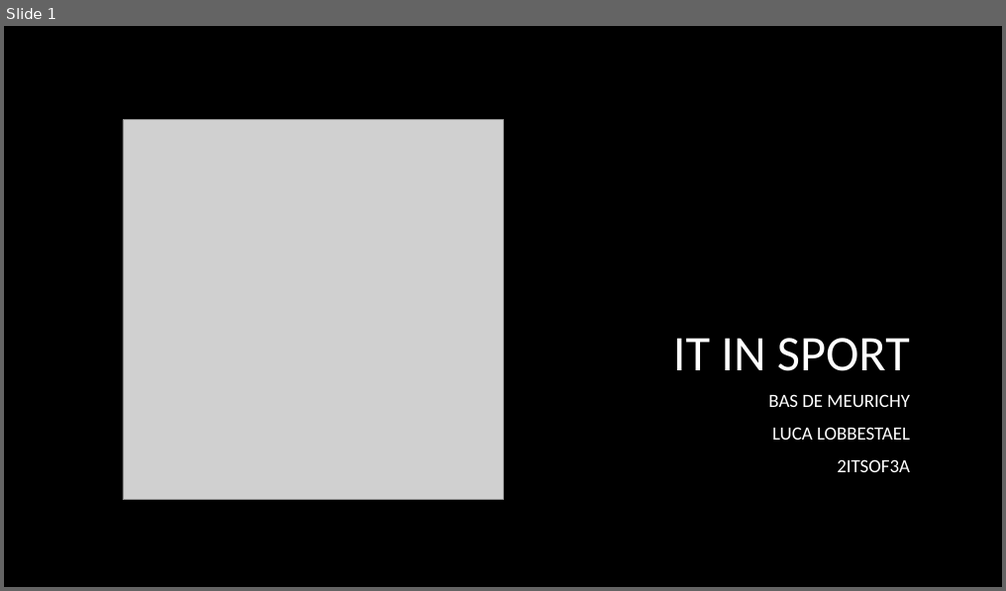
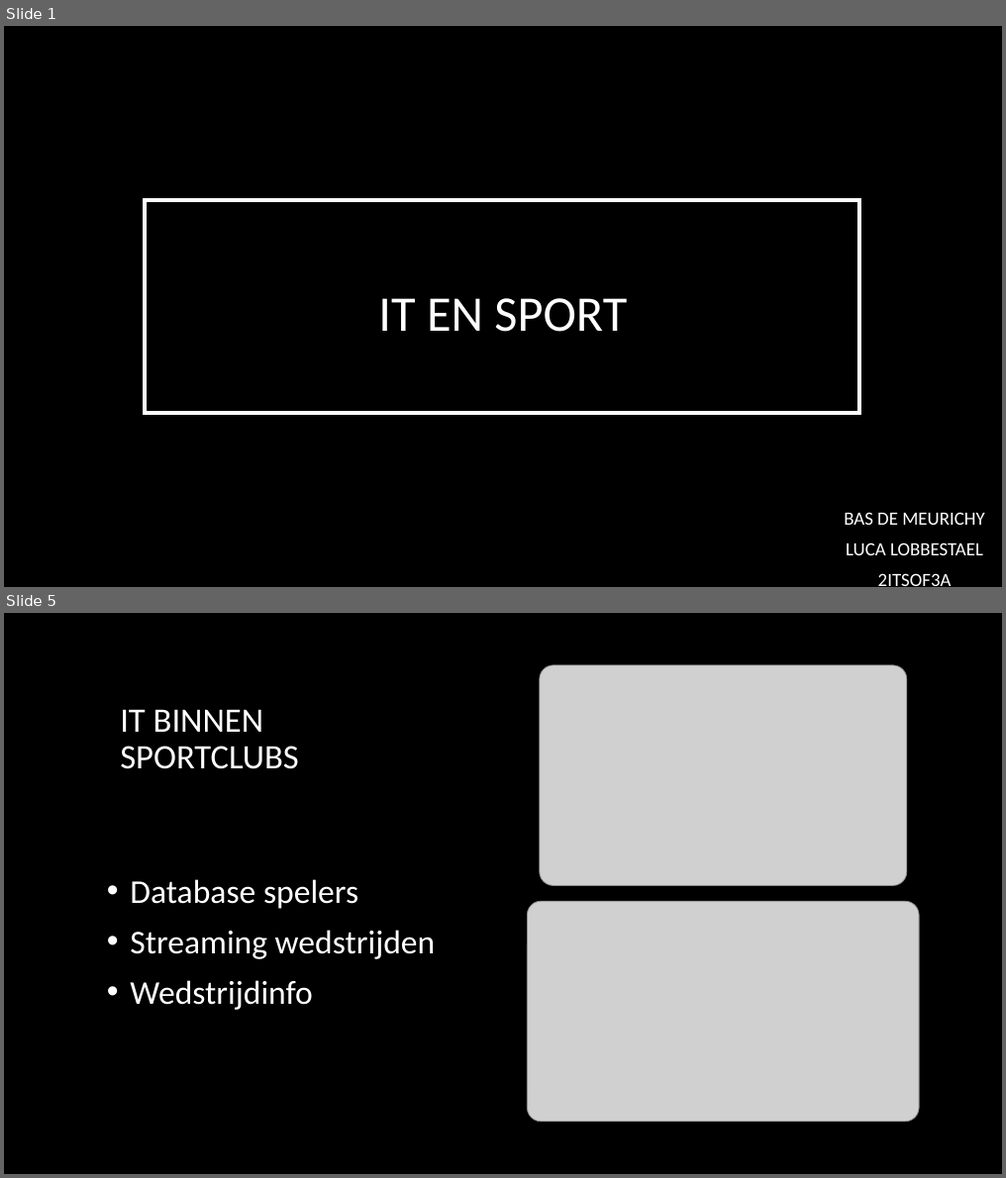
Before and after one commit to BasDM/PresentatiePM, a slide deck: Presentatie_powerpoint.pptx. Shown one above the other, each under a label of ours: slide 1 before the commit, slides 1 and 5 after it; the slides between them are not shown. The pictures are 1006x591 and 1006x1178 pixels, drawn with LibreOffice and Linux fonts; fonts in the diff are those of the drawing; grey boxes stand for pictures; background and template pictures are left out. Boxes give left, top, right and bottom in pixels: in the first picture for what was removed or moved away, otherwise in the second. Text is boxed around its words. In the diff, an @@ line names an element or a change of style, - is before the commit and + after.

```diff
--- a/Presentatie_powerpoint.pptx
+++ b/Presentatie_powerpoint.pptx
@@ slide 5 added at [4, 613, 1002, 1174], background picture (left out) @@
@@ picture added at [540, 665, 907, 885] @@
@@ title added at [120, 709, 299, 769], 33 pt, text #FFFFFF @@
+IT BINNEN SPORTCLUBS
@@ text added at [130, 879, 436, 1010], 32 pt, text #FFFFFF @@
+• Database spelers
+• Streaming wedstrijden
+• Wedstrijdinfo
@@ picture added at [528, 901, 919, 1121] @@
@@ slide 1 changed as well @@
@@ picture removed at [123, 120, 503, 500] @@
@@ rectangle added at [144, 199, 859, 413], fill #000000 at 70% opacity, outline #FFFFFF 4 pt @@
@@ title at [378, 298, 627, 332]: text changed @@
-IT IN SPORT
+IT EN SPORT
@@ subtitle "BAS DE MEURICHY": place and size @@
-subtitle "BAS DE MEURICHY" at [768, 394, 910, 472]
+subtitle "BAS DE MEURICHY" at [844, 512, 984, 586]
@@ subtitle "BAS DE MEURICHY" at [844, 512, 984, 586]: alignment right to centre; line spacing 1 to 0.9 @@
```
Also in this commit, not shown: 3 other slides changed, 3 other slides added, 3 slides removed, 1 other file.
